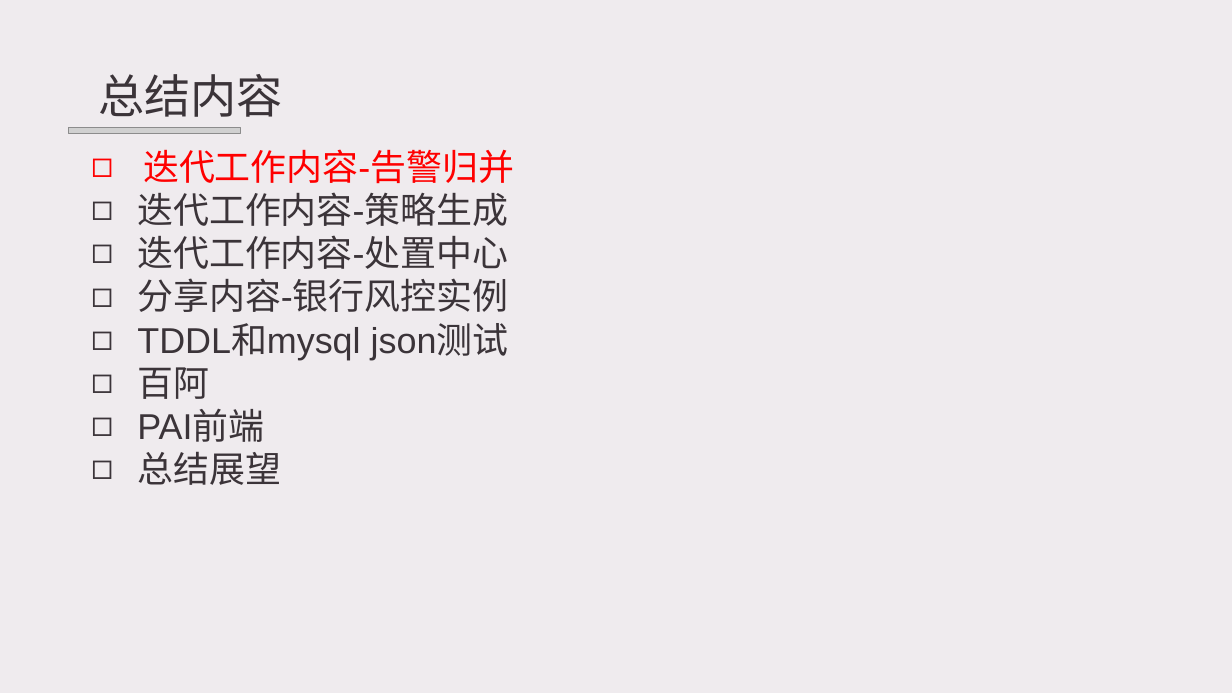
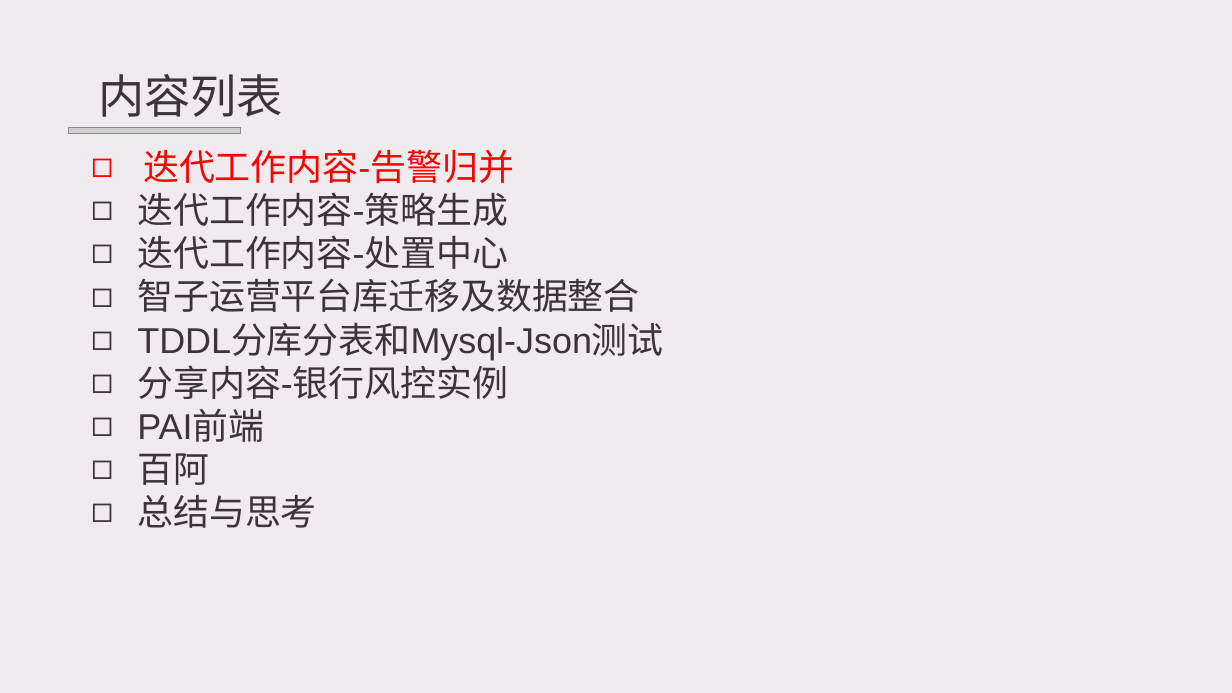
Before and after one commit to lkpnotice/lkptest2, a slide deck: slide 2 of 入职总结-坤极.pptx. Drawn at 1232x693 pixels with LibreOffice and Linux fonts; fonts in the diff are those of the drawing; grey boxes stand for pictures; background and template pictures are left out. Boxes give left, top, right and bottom in pixels: in the first picture for what was removed or moved away, otherwise in the second. Text is boxed around its words. In the diff, an @@ line names an element or a change of style, - is before the commit and + after.

Commit message:
测试
测试

```diff
--- a/入职总结-坤极.pptx
+++ b/入职总结-坤极.pptx
@@ text at [98, 74, 283, 117]: text changed @@
-  总结内容
+  内容列表
@@ text at [137, 278, 663, 360]: paragraphs added @@
+◻ 智子运营平台库迁移及数据整合
+◻ TDDL分库分表和Mysql-Json测试
@@ text at [137, 411, 264, 442]: text changed @@
-◻ TDDL和mysql json测试
+◻ PAI前端
@@ text at [137, 494, 316, 528]: text changed @@
-◻ PAI前端
-◻ 总结展望
+◻ 总结与思考
```
Also in this commit, not shown: 8 slides added.
